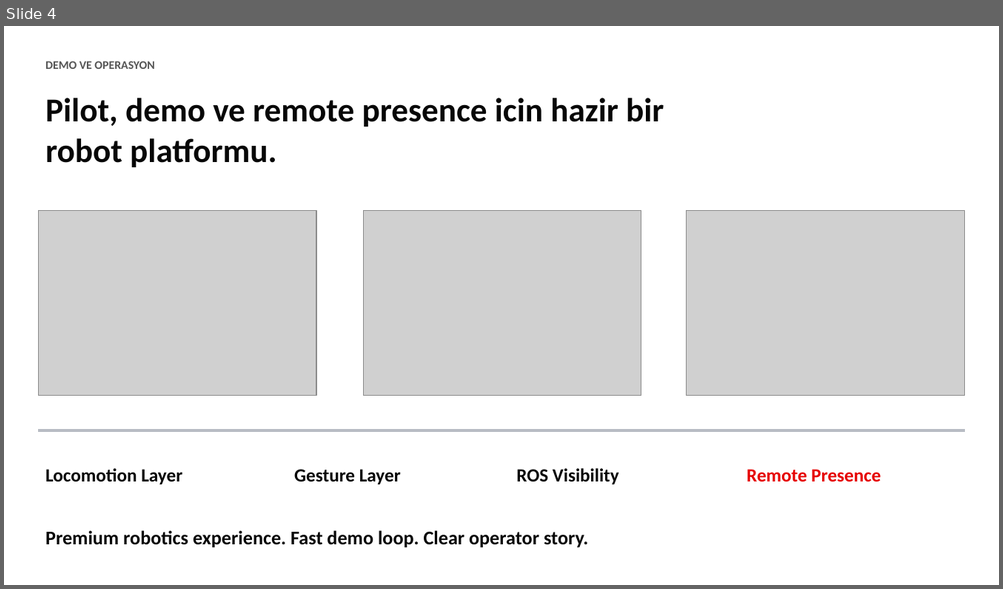
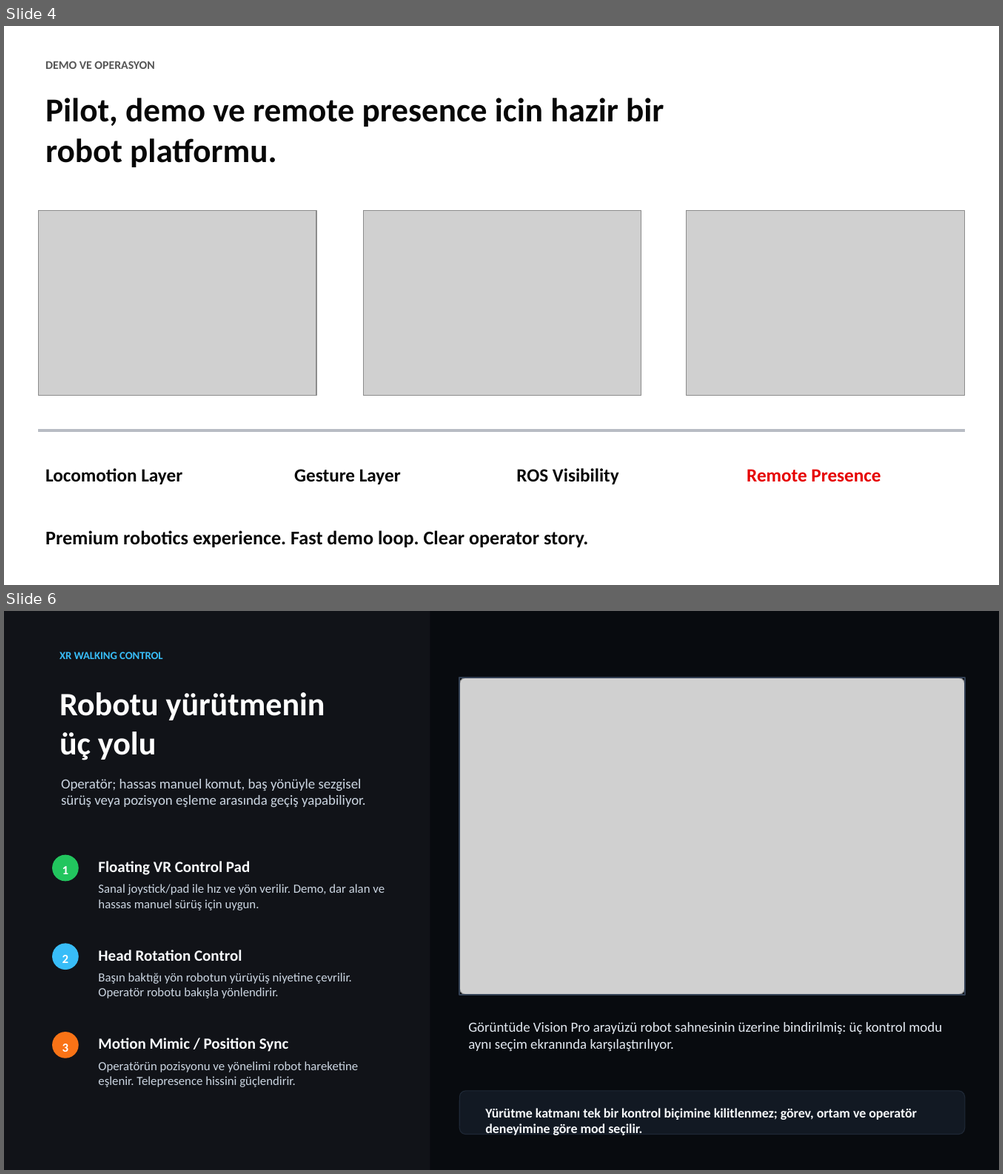
Before and after one commit to cemalhekim/humanoid-robot-gui, a slide deck: docs/presentations/Unitree-H1-Feature-Deck-v2.pptx. Shown one above the other, each under a label of ours: slide 4 before the commit, slides 4 and 6 after it; the slides between them are not shown. The pictures are 1003x589 and 1003x1174 pixels, drawn with LibreOffice and Linux fonts; fonts in the diff are those of the drawing; grey boxes stand for pictures. Boxes give left, top, right and bottom in pixels: in the first picture for what was removed or moved away, otherwise in the second. Text is boxed around its words. In the diff, an @@ line names an element or a change of style, - is before the commit and + after.

Commit message:
Add XR walking control slide

```diff
--- a/docs/presentations/Unitree-H1-Feature-Deck-v2.pptx
+++ b/docs/presentations/Unitree-H1-Feature-Deck-v2.pptx
@@ slide 6 added at <box>4,611,999,1170</box>, background #080B0F @@
@@ rectangle added at <box>4,611,430,1170</box>, fill #111318 @@
@@ text added at <box>60,652,162,659</box>, 10.5 pt, text #38BDF8, bold @@
+XR WALKING CONTROL
@@ text added at <box>60,692,325,760</box>, 31.5 pt, text #FFFFFF, bold @@
+Robotu yürütmenin
+üç yolu
@@ picture added at <box>459,678,965,995</box> @@
@@ rectangle added at <box>459,678,965,995</box>, outline #334155 1.5 pt @@
@@ text added at <box>61,779,366,808</box>, 13.5 pt, text #CBD5E1 @@
+Operatör; hassas manuel komut, baş yönüyle sezgisel sürüş veya pozisyon eşleme arasında geçiş yapabiliyor.
@@ ellipse added at <box>53,855,79,881</box>, fill #22C55E @@
@@ text added at <box>62,866,68,874</box>, 12 pt, text #FFFFFF, bold @@
+1
@@ text added at <box>98,861,250,875</box>, 15 pt, text #F8FAFC, bold @@
+Floating VR Control Pad
@@ text added at <box>98,884,384,911</box>, 12 pt, text #CBD5E1 @@
+Sanal joystick/pad ile hız ve yön verilir. Demo, dar alan ve hassas manuel sürüş için uygun.
@@ ellipse added at <box>53,944,79,970</box>, fill #38BDF8 @@
@@ text added at <box>62,955,68,963</box>, 12 pt, text #FFFFFF, bold @@
+2
@@ text added at <box>98,950,242,961</box>, 15 pt, text #F8FAFC, bold @@
+Head Rotation Control
@@ text added at <box>98,973,352,999</box>, 12 pt, text #CBD5E1 @@
+Başın baktığı yön robotun yürüyüş niyetine çevrilir. Operatör robotu bakışla yönlendirir.
@@ text added at <box>468,1022,942,1051</box>, 13.5 pt, text #E2E8F0 @@
+Görüntüde Vision Pro arayüzü robot sahnesinin üzerine bindirilmiş: üç kontrol modu aynı seçim ekranında karşılaştırılıyor.
@@ ellipse added at <box>53,1033,79,1059</box>, fill #F97316 @@
@@ text added at <box>62,1044,68,1052</box>, 12 pt, text #FFFFFF, bold @@
+3
@@ text added at <box>98,1038,289,1052</box>, 15 pt, text #F8FAFC, bold @@
+Motion Mimic / Position Sync
@@ text added at <box>98,1062,358,1088</box>, 12 pt, text #CBD5E1 @@
+Operatörün pozisyonu ve yönelimi robot hareketine eşlenir. Telepresence hissini güçlendirir.
@@ rounded rectangle added at <box>459,1091,965,1135</box>, fill #121923, outline #1F2937 0.75 pt @@
@@ text added at <box>485,1108,916,1136</box>, 12.8 pt, text #F8FAFC, bold @@
+Yürütme katmanı tek bir kontrol biçimine kilitlenmez; görev, ortam ve operatör deneyimine göre mod seçilir.
```
Also in this commit, not shown: 3 other files.
